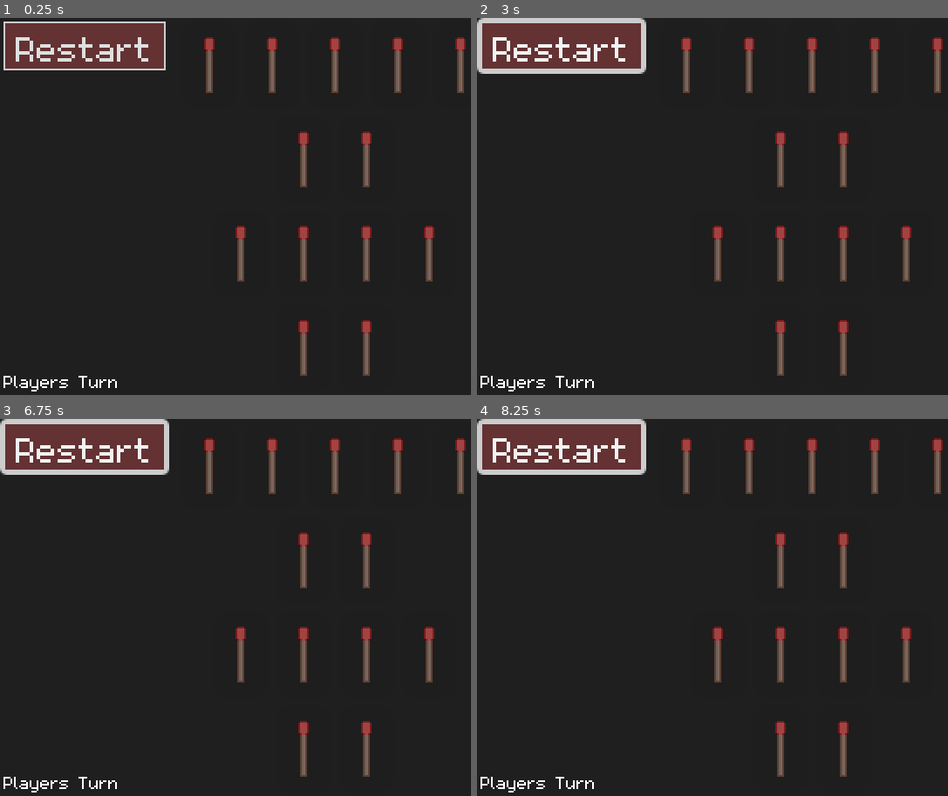
Above: before the commit, frames 1-4 (two rows, left to right).
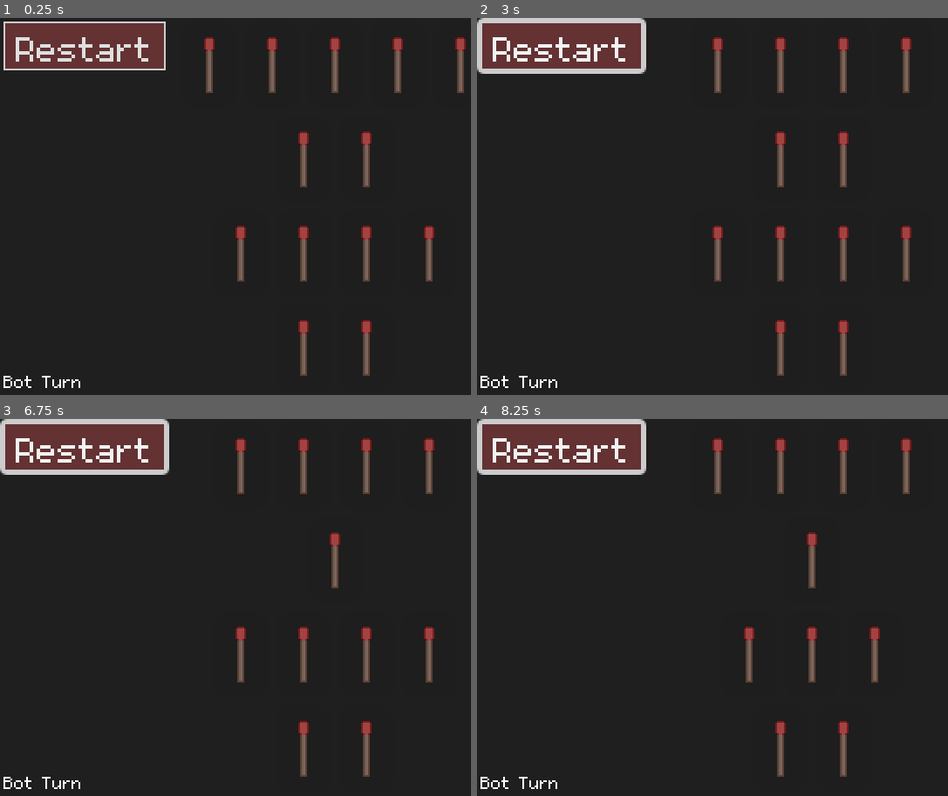
Above: after the commit, the same moments.

Repository: TylerFairleigh/COMP359-AB1-Assignment2
Game: Godot game, scene res://scenes/main.tscn
Same seed, same stepped clock (60 frames per second), same inputs: the game is played once before the commit and once after it.
Inputs (mouse positions are in pixels of both pictures, inside the frame that each line leads up to):
- Up to frame 1 (0.25 s): no input
- Up to frame 2 (3 s): click "Restart" at 0.5 s; click "Restart" at 1.25 s; click "Restart" at 2 s; tap Enter at 2.75 s; move the mouse to (684, 63) at 2.77 s; click (684, 63) at 2.92 s
- Up to frame 3 (6.75 s): tap Space at 3.5, 5, 6.5 s; move the mouse to (273, 464) at 3.52 s; click (273, 464) at 3.67 s; tap Enter at 4.25, 5.75 s; move the mouse to (334, 464) at 4.27 s; click (334, 464) at 4.42 s; move the mouse to (395, 464) at 5.02 s; click (395, 464) at 5.17 s; move the mouse to (461, 464) at 5.77 s; click (461, 464) at 5.92 s; move the mouse to (301, 562) at 6.52 s; click (301, 562) at 6.67 s
- Up to frame 4 (8.25 s): move the mouse to (844, 562) at 7.27 s; click (844, 562) at 7.42 s; move the mouse to (717, 652) at 8.02 s; click (717, 652) at 8.17 s

The runs differ from the first frame. In frame 1, 0.3% of the frame differs, in the area x 1-25%, y 94-100%; in frame 2, 2.4%; in frame 3, 3.1%; in frame 4, 4.8%, in the area x 1-99%, y 5-100%.
Error in both runs: Invalid call. Nonexistent function 'reset_player_turn' in base 'Node (GameLogic.gd)'. (res://scenes/match_view.gd:47)

Commit message:
More Cleanup and AI Move Working

Diff:
--- a/GameLogic.gd
+++ b/GameLogic.gd
@@ -1,123 +1,102 @@
 extends Node
 
-@onready var matches = [$"VBoxContainer/Pile 1/Match_1", $"VBoxContainer/Pile 2/Match_2", $"VBoxContainer/Pile 2/Match_3", $"VBoxContainer/Pile 3/Match_4", $"VBoxContainer/Pile 3/Match_5", $"VBoxContainer/Pile 3/Match_6", $"VBoxContainer/Pile 4/Match_7", $"VBoxContainer/Pile 4/Match_8", $"VBoxContainer/Pile 4/Match_9", $"VBoxContainer/Pile 4/Match_10", $"VBoxContainer/Pile 4/Match_11"]
-@onready var turn_label = $turn_label
+var numberOfPiles:int = 4
+var matchMin:int = 1
+var matchMax:int = 5
+var match_number:int = 0
+var match_full_count:int = 0 # Keeps track of the total number of matches in the game space
 
-var pileMin = 4
-var pileMax = 4 # Declare a strict maximum
-var matchMin = 1
-var matchMax = 5
-var gameArray # Keeps track of the current number of piles and matches per pile, stored in an array
-var player_turn # Keeps track of whose turn it is, player's true if true, opponent's turn otherwise
-var ongoingGame = false
-var player_active = false
-var match_number:int = 3
-var match_index_max = [] # Keeps track of the maximum index of a match in each pile
-var match_full_count # Keeps track of the total number of matches in the game space
-var pile_counters = {"pile_1": 0, "pile_2": 0, "pile_3": 0, "pile_4": 0}
-var valid_match_array = [] # Keeps track of the valid range of matches to remove from a pile
+var ongoingGame:bool = false
+var player_active:bool = false
+var player_turn:bool = false # Keeps track of whose turn it is, player's true if true, opponent's turn otherwise
+
+var match_index_max:Array = [] # Keeps track of the maximum index of a match in each pile
+var valid_match_array:Array = [] # Keeps track of the valid range of matches to remove from a pile
+var gameArray:Array = [] # Keeps track of the current number of piles and matches per pile, stored in an array
+
+
+func _ready():
+	_start_round()
+	_game_logic()
+
+func _process(_delta):
+	pass
+
 
 # Create a game with a set number of piles and number of matches in each pile
 # The maximum values for piles and matches are declared at the top of this file
 # Will return an array, where each index corresponds to a pile and its value the number of matches
 func _create_game():
 	var piles = []
-	var numberOfPiles = randi_range(pileMin, pileMax)
-	var match_full_count = 0
 	for i in range(numberOfPiles):
 		var pile = randi_range(matchMin, matchMax)
 		match_full_count += pile
 		match_index_max.append(match_full_count)
 		piles.append(pile)
-		pile_counters["pile_" + str(i + 1)] = pile
 	return piles
 
 func _start_round():
 	# Create the corresponding array for the pile and match sizes
 	gameArray = _create_game()
 	# Randomly choose who goes first
-	if randi() % 2:
-		player_turn = true
-	else:
-		player_turn = false
+	player_turn = randi() % 2
 	ongoingGame = true
 
-func _ready():
-	_start_round()
+func _game_logic():
+	# Clean up array every time a pile is emptied, remove its index from the array
+	_shrink_array()
+	# If the array is empty, the game should be over.
+	if (game_is_over()):
+		return
 
-func _process(_delta):
-	pass
-	# if ongoingGame:
-	# 	_game_logic(gameArray)
+	print("Current game space is " + str(gameArray))
+	if player_turn:
+		clear_valid_array()
+	else:
+		_ai_make_choice()
 
-func _game_logic(array):
-	# Clean up array every time a pile is emptied, remove its index from the array
-	_shrink_array(array)
-	# If the array is empty, the game should be over.
-	# Whoever makes the last move is the winner
-	if array.is_empty():
+	player_turn = !player_turn
+
+# Function to remove indices which contain value 0
+func _shrink_array():
+	for pile in range(gameArray.size() - 1, -1, -1): # Iterates the array from end to start to avoid any index range errors
+		if gameArray[pile] == 0:
+			gameArray.remove_at(pile) # Remove empty piles from array
+
+func clear_valid_array():
+	print("Cleared Array")
+	valid_match_array.clear()
+	for i in match_full_count:
+		valid_match_array.append(i + 1)
+
+func game_is_over():
+	if gameArray.is_empty():
 		ongoingGame = false
 		if player_turn:
 			print("You lose!")
 		else:
 			print("You win!")
-		return
-	print("Current game space is " + str(array))
-	if player_turn:
-		# the player's turn to take matches))
-		print("Player's turn")
+		return true
+	return false
 
-		valid_match_array.clear()
-		for i in match_full_count:
-			valid_match_array.append(i + 1)
-		# Insert player control here and remove _random_move()
-		_player_make_choice(array)
-
-		# Remove this function once player choice is implemented
-		_random_move(array)
-
-		player_turn = false
-	else:
-		# opponent's turn to take matches
-		print("Opponent's turn")
-		_ai_make_choice(array)
-		player_turn = true
-
-# Function to remove indices which contain value 0
-func _shrink_array(array):
-		for pile in range(array.size() - 1, -1, -1): # Iterates the array from end to start to avoid any index range errors
-			if array[pile] == 0:
-				array.remove_at(pile) # Remove empty piles from array
-
-# Function to get the player's choice from the UI
-func _player_make_choice(array):
-	var pile = -1 # initalize a value the player shouldn't be able to choose
-	# Keep prompting player to choose a pile until it's a valid choice
-	while pile > 0 or pile < gameArray.size():
-		print("Choose a pile.")
-		pile =  0 # insert function call to get player's selected pile
-		return
-	var toRemove = 0 # insert function call which returns number of matches player selected
-	array[pile] -= toRemove
-
-func _ai_make_choice(array):
+func _ai_make_choice():
 	# Get the current nim-sum of the game space
-	var nimSum = _get_nim_sum(array)
+	var nimSum = _get_nim_sum(gameArray)
 	# Get a possible move which will make the nim sum = 0
-	for pile in range(array.size()):
+	for pile in range(gameArray.size()):
 		# Get new nim sum after removing which would result from removing matches from pile which would be a winning move
-		var currentSum = nimSum ^ array[pile]
+		var currentSum = nimSum ^ gameArray[pile]
 		# If winning move is valid, do winning move (ie. make nim sum = 0)
-		if currentSum < array[pile]:
+		if currentSum < gameArray[pile]:
 			# Calculate the actual number of matches to remove to get nim-sum = 0
 			# For example, if currentSum = 0 for the pile, we should remove all matches from that pile since (array[pile] - currentSum) is simply number of matches in the pile
-			var toRemove = array[pile] - currentSum
+			var toRemove = gameArray[pile] - currentSum
 			if toRemove > 0: # Cannot remove 0 matches
-				array[pile] -= toRemove
+				gameArray[pile] -= toRemove
 				print("Winning move: " + str(toRemove) + " matches removed from pile " + str(pile + 1))
 				return
 	# If in losing position, make a random move
-	_random_move(array)
+	await _random_move()
 	return
 
 # Get the current nim sum
@@ -130,10 +109,11 @@
 	return nimSum
 
 # Simply chooses a random pile and chooses a random amount of matches to remove (Cannot remove 0 matches)
-func _random_move(array):
-	var index = randi_range(0, array.size() - 1) # Needs to be (array size - 1) so that it references the correct index
-	var remove = randi_range(1, array[index]) # Calculate a random number of matches to remove, minimum number allowable to remove is 1
-	array[index] -= remove
+func _random_move():
+	var index = randi_range(0, gameArray.size() - 1) # Needs to be (array size - 1) so that it references the correct index
+	var remove = randi_range(1, gameArray[index]) # Calculate a random number of matches to remove, minimum number allowable to remove is 1
+	gameArray[index] -= remove
+	await get_tree().create_timer(2).timeout
 	print(str(remove) + " matches removed from pile " + str(index + 1))
 
 func make_range():
--- a/scenes/match.gd
+++ b/scenes/match.gd
@@ -3,6 +3,7 @@
 func _on_mouse_entered():
 	var match_string = self.name
 	var match_number = int(match_string.split("_")[1])
+	print(MatchController.valid_match_array, match_number)
 	if (match_number in MatchController.valid_match_array):
 		var hover_highlight = Color("#92ed8e")
 		set_modulate(hover_highlight)
--- a/scenes/match_controller.gd
+++ b/scenes/match_controller.gd
@@ -1,32 +1,32 @@
-extends PanelContainer
+# extends PanelContainer
 
-@onready var matches = [$"VBoxContainer/ …(348 unchanged characters)…
-@onready var turn_label = $turn_label
+# @onready var matches = [$"VBoxContainer/ …(348 unchanged characters)…
+# @onready var turn_label = $turn_label
 
-var pile_counters = {"pile_1": 1, "pile_2": 2, "pile_3": 3, "pile_4": 5}
-var pile_counter_max = [1, 3, 6, 11]
-var match_full_count = 0
-var player_turn = true
-var player_active = false
+# var pile_counters = {"pile_1": 1, "pile_2": 2, "pile_3": 3, "pile_4": 5}
+# var pile_counter_max = [1, 3, 6, 11]
+# var match_full_count = 0
+# var player_turn = true
+# var player_active = false
 var match_number:int
 var valid_match_array
 var match_array_game = []
 
 func _ready():
-	valid_match_array = []
-	match_number = 0
-	for match_count in pile_counters:
-		match_full_count += pile_counters[match_count]
-		match_array_game.append(pile_counters[match_count])
+	# valid_match_array = []
+	# match_number = 0
+	# for match_count in pile_counters:
+	# 	match_full_count += pile_counters[match_count]
+	# 	match_array_game.append(pile_counters[match_count])
 	reset_player_turn()
-	reset_logic()
+	# reset_logic()
 
-func make_range():
-	valid_match_array.clear()
-	for i in range(len(pile_counter_max) - 1):
-		if match_number > pile_counter_max[i] and match_number <= pile_counter_max[i + 1]:
-			valid_match_array = range(pile_counter_max[i] + 1, pile_counter_max[i + 1] + 1)
-			break
+# func make_range():
+# 	valid_match_array.clear()
+# 	for i in range(len(pile_counter_max) - 1):
+# 		if match_number > pile_counter_max[i] and match_number <= pile_counter_max[i + 1]:
+# 			valid_match_array = range(pile_counter_max[i] + 1, pile_counter_max[i + 1] + 1)
+# 			break
 
 func reset_player_turn():
 	player_turn = true
@@ -53,6 +53,6 @@
 	else:
 		return 3
 
-func reset_logic():
-	match_array_game.clear()
-	match_array_game = [1,2,3,5]
+# func reset_logic():
+# 	match_array_game.clear()
+# 	match_array_game = [1,2,3,5]
--- a/scenes/match_view.gd
+++ b/scenes/match_view.gd
@@ -7,7 +7,6 @@
 @onready var pile_3 = $"VBoxContainer/Pile 3"
 @onready var pile_4 = $"VBoxContainer/Pile 4"
 @onready var finish = $"../finish"
-var pile_counter_set = MatchController.pile_counters
 
 func _ready():
 	reset_ui_state()
@@ -19,29 +18,30 @@
 		finish.visible = false
 
 func reset_ui_state():
-	# Toggling off the container which makes a more smooth
-	# reset apperance due to the time out.
 	self.visible = false
+	var pile_counter = 0
 	var match_counter = 1
 	var piles = {"pile_1": pile_1, "pile_2": pile_2, "pile_3": pile_3, "pile_4": pile_4}
 
-	# Remove any existing matches
+	await remove_existing_matches(piles)
+
+	for pile_name in piles:
+		for _i in range(MatchController.gameArray[pile_counter]):
+			var match_scene_instance = match_scene.instantiate()
+			match_scene_instance.name = "Match_%s" % match_counter
+			piles[pile_name].add_child(match_scene_instance)
+			match_counter += 1
+		pile_counter += 1
+
+	self.visible = true
+
+func remove_existing_matches(piles):
 	for pile in piles.values():
 		for pile_matches in pile.get_children():
 			pile_matches.queue_free()
 			# This fixes the case when the matches arent free yet
 			# which results in godot giving another name.
 			await get_tree().create_timer(0.01).timeout
-
-	for pile_name in pile_counter_set:
-		for i in range(pile_counter_set[pile_name]):
-			var match_scene_instance = match_scene.instantiate()
-			match_scene_instance.name = "Match_%s" % (match_counter)
-			var pile_var = piles[pile_name]
-			pile_var.add_child(match_scene_instance)
-			match_counter += 1
-	self.visible = true
-
 
 func reset_state():
 	MatchController.reset_player_turn()
